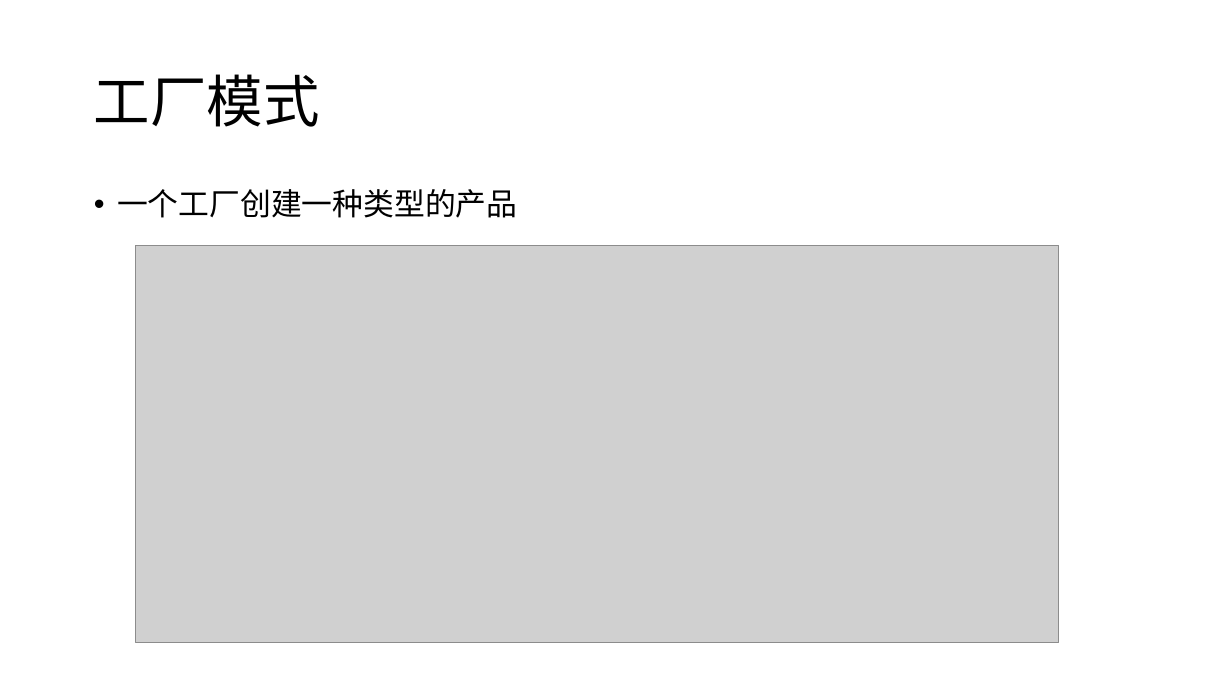
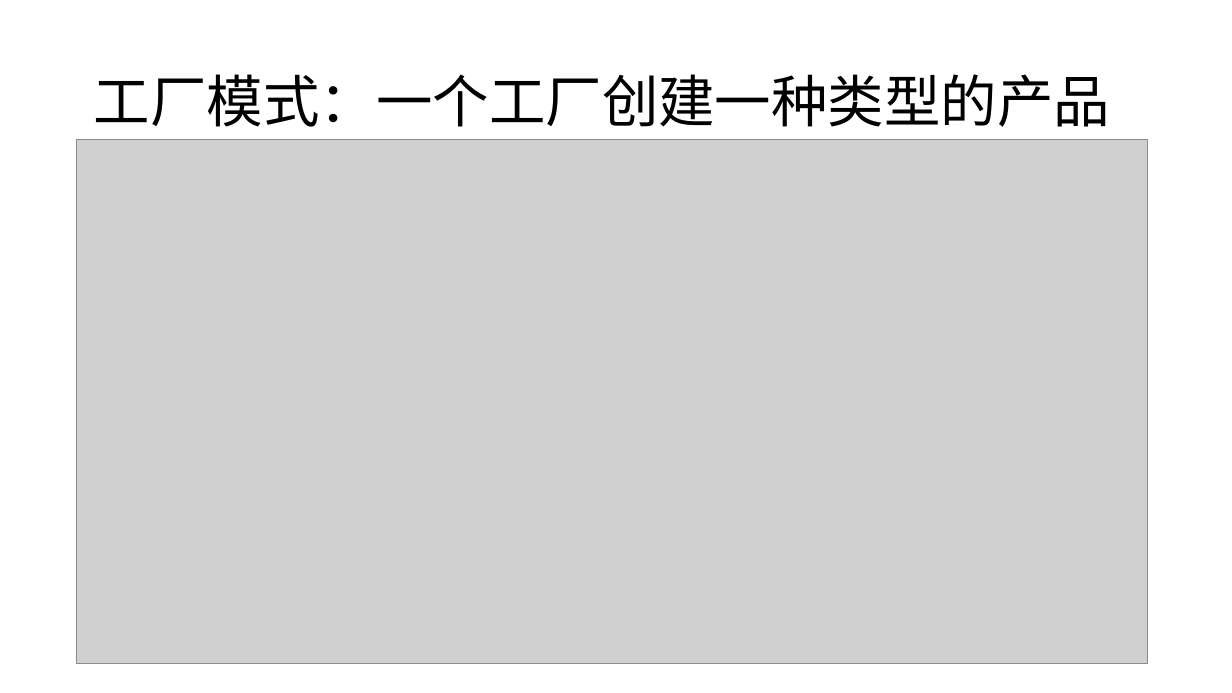
Before and after one commit to liangshanhero/sa, a slide deck: slide 3 of sa/文档/2019 软件体系结构（03）：工厂模式.pptx. Drawn at 1232x693 pixels with LibreOffice and Linux fonts; fonts in the diff are those of the drawing; grey boxes stand for pictures. Boxes give left, top, right and bottom in pixels: in the first picture for what was removed or moved away, otherwise in the second. Text is boxed around its words. In the diff, an @@ line names an element or a change of style, - is before the commit and + after.

```diff
--- a/sa/文档/2019 软件体系结构（03）：工厂模式.pptx
+++ b/sa/文档/2019 软件体系结构（03）：工厂模式.pptx
@@ title at box(94, 74, 1110, 127): text changed @@
-工厂模式
+工厂模式：一个工厂创建一种类型的产品
@@ picture: place and size @@
-picture at box(136, 245, 1059, 642)
+picture at box(76, 140, 1147, 664)
@@ text removed at box(117, 189, 517, 218) @@
-• 一个工厂创建一种类型的产品
```
Also in this commit, not shown: 2 other slides changed, 1 slide added, 1 slide removed, 4 other files.
